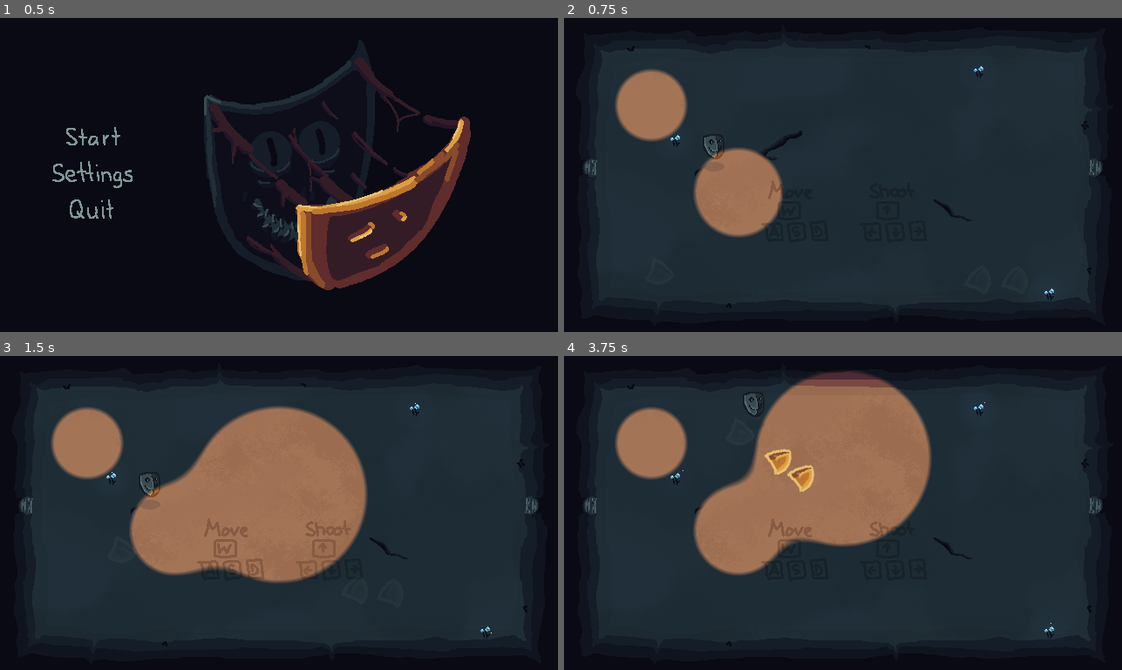
Above: before the commit, frames 1-4 (two rows, left to right).
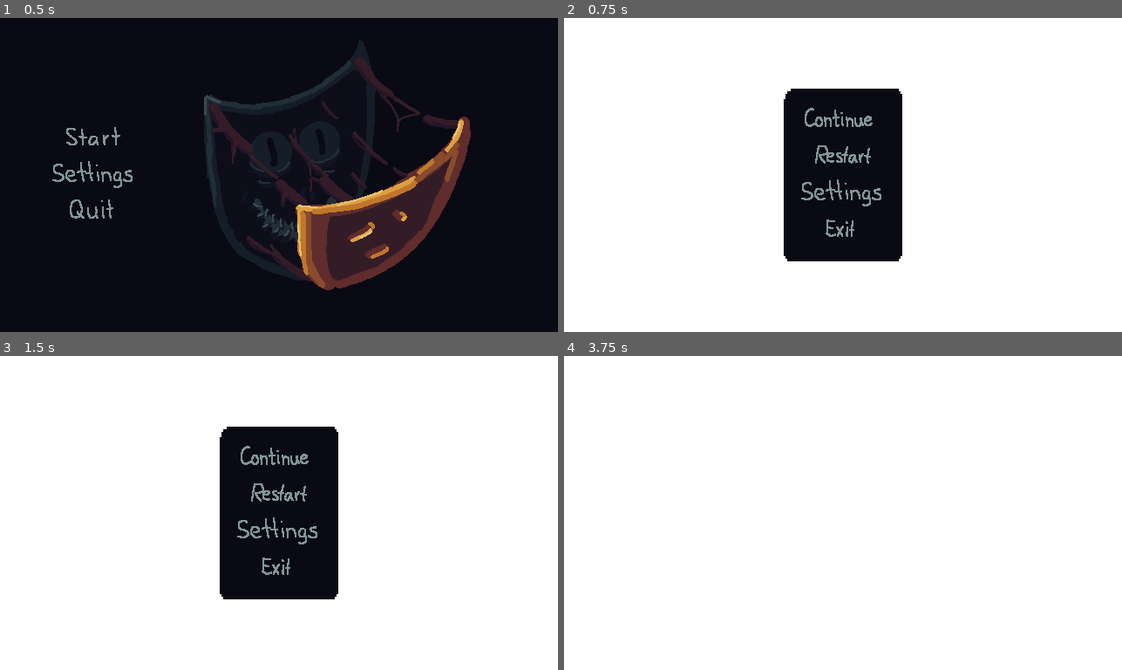
Above: after the commit, the same moments.

Repository: MarcelBlasius/Global-Game-Jam-2026
Game: Godot game, scene res://scenes/silas/main_menu.tscn
Two runs of this game, one before a commit and one after it. Both use one fixed random seed, a clock stepped at 60 frames per second and the inputs below. This scene is started directly instead of the project's main scene.
Inputs (mouse positions are in pixels of both pictures, inside the frame that each line leads up to):
- Up to frame 1 (0.5 s): no input
- Up to frame 2 (0.75 s): click (658, 137) at 0.5 s
- Up to frame 3 (1.5 s): click (279, 494) at 1.27 s
- Up to frame 4 (3.75 s): click (843, 494) at 2.02 s; click (843, 494) at 2.77 s; click (843, 456) at 3.52 s

Frame 1 is identical in both runs. In frame 2, 99% of the frame differs, in the area x 0-100%, y 0-100%; in frame 3, 100%; in frame 4, 100%.

Commit message:
add game menu to main scene

Diff:
--- a/spectra/scenes/main_scene.tscn
+++ b/spectra/scenes/main_scene.tscn
@@ -1,13 +1,13 @@
 [gd_scene format=3 uid="uid://bkn7yb5jcjed1"]
 
-[ext_resource type="Script" uid="uid://bv22wqcqebdlm" path="res://scripts/manager.gd" id="1_ti0ar"]
+[ext_resource type="Script" path="res://scripts/set_textures.gd" id="1_ti0ar"]
 [ext_resource type="Script" uid="uid://c6ao6bkdykvyk" path="res://scripts/get_world.gd" id="2_inkdm"]
 [ext_resource type="PackedScene" uid="uid://cb235eerke4w2" path="res://scenes/bela/subviews/world_a.tscn" id="3_r8c42"]
 [ext_resource type="Shader" uid="uid://d2s8gjwxai8qe" path="res://shaders/combine_textures.gdshader" id="4_oji5d"]
 [ext_resource type="PackedScene" uid="uid://bv25mwaky7njn" path="res://scenes/silas/background.tscn" id="5_nugp1"]
 [ext_resource type="PackedScene" uid="uid://cvq60bc51xilo" path="res://scenes/player.tscn" id="6_4la4h"]
 [ext_resource type="AudioStream" uid="uid://dt0jv8scmnscu" path="res://ressources/dark_theme.mp3" id="7_c16ls"]
-[ext_resource type="PackedScene" uid="uid://cq3spk0xo0so8" path="res://scenes/enemies/enemy_two_worlds.tscn" id="8_18nlu"]
+[ext_resource type="PackedScene" uid="uid://dt2713sbc5xi5" path="res://scenes/silas/game_menu.tscn" id="8_18nlu"]
 
 [sub_resource type="ViewportTexture" id="ViewportTexture_aeg00"]
 viewport_path = NodePath("Subview1")
@@ -28,7 +28,6 @@
 light_mask = 3
 visibility_layer = 3
 script = ExtResource("1_ti0ar")
-enemy_scene = ExtResource("8_18nlu")
 
 [node name="Camera2D" type="Camera2D" parent="." unique_id=941733479]
 offset = Vector2(320, 180)
@@ -84,3 +83,9 @@
 stream = ExtResource("7_c16ls")
 autoplay = true
 parameters/looping = true
+
+[node name="GameMenu" parent="." unique_id=1060992188 instance=ExtResource("8_18nlu")]
+offset_left = 320.0
+offset_top = 180.0
+offset_right = 320.0
+offset_bottom = 180.0
--- a/spectra/scenes/silas/game_menu.tscn
+++ b/spectra/scenes/silas/game_menu.tscn
@@ -2,10 +2,8 @@
 
 [ext_resource type="Script" uid="uid://dvtt64r7co8um" path="res://scripts/game_menu.gd" id="1_r3o0d"]
 [ext_resource type="Texture2D" uid="uid://cs7f0ur4vntf" path="res://ressources/atlas_textures/game_menu/button_continue.tres" id="2_11jwc"]
-[ext_resource type="PackedScene" uid="uid://cj3d4rudap4qg" path="res://scenes/main_scene.tscn" id="2_fp28n"]
 [ext_resource type="Texture2D" uid="uid://dc2w3fqkl8b6g" path="res://ressources/atlas_textures/game_menu/button_continue_hovered.tres" id="3_6i2d7"]
 [ext_resource type="PackedScene" uid="uid://c5fuyafloib7" path="res://scenes/silas/menu_button.tscn" id="3_11jwc"]
-[ext_resource type="PackedScene" uid="uid://owtaduiouwa3" path="res://scenes/silas/main_menu.tscn" id="3_p2c7i"]
 [ext_resource type="Texture2D" uid="uid://rib1srvk1kpe" path="res://ressources/atlas_textures/game_menu/button_restart.tres" id="4_snn1x"]
 [ext_resource type="Texture2D" uid="uid://nqn37qmeuvds" path="res://ressources/atlas_textures/game_menu/button_restart_hovered.tres" id="5_aigmv"]
 [ext_resource type="Texture2D" uid="uid://dxuca6bw6tatd" path="res://ressources/atlas_textures/main_menu/button_settings.tres" id="6_a64mi"]
@@ -24,8 +22,6 @@
 size_flags_horizontal = 3
 size_flags_vertical = 3
 script = ExtResource("1_r3o0d")
-scene_to_load_on_restart = ExtResource("2_fp28n")
-scene_to_load_on_exit = ExtResource("3_p2c7i")
 
 [node name="Window" type="MarginContainer" parent="." unique_id=1644581855]
 layout_mode = 1
--- a/spectra/scripts/game_menu.gd
+++ b/spectra/scripts/game_menu.gd
@@ -1,7 +1,4 @@
 extends Control
-
-@export var scene_to_load_on_restart: PackedScene
-@export var scene_to_load_on_exit: PackedScene
 
 @onready var window: MarginContainer = $Window
 
@@ -21,10 +18,10 @@
 	close()
 
 func _on_button_restart_pressed() -> void:
-	get_tree().change_scene_to_packed(scene_to_load_on_restart)
+	get_tree().change_scene_to_file("res://scenes/main_scene.tscn")
 
 func _on_button_settings_pressed() -> void:
 	pass # Replace with function body.
 
 func _on_button_exit_pressed() -> void:
-	get_tree().change_scene_to_packed(scene_to_load_on_exit)
+	get_tree().change_scene_to_file("res://scenes/silas/main_menu.tscn")
--- a/spectra/scripts/main_menu.gd
+++ b/spectra/scripts/main_menu.gd
@@ -1,14 +1,10 @@
 extends Control
 
-@export var scene_to_load: PackedScene
-
 func _on_button_start_pressed() -> void:
-	get_tree().change_scene_to_packed(scene_to_load)
-
+	get_tree().change_scene_to_file("res://scenes/main_scene.tscn")
 
 func _on_button_settings_pressed() -> void:
 	pass
 
-
 func _on_button_quit_pressed() -> void:
 	get_tree().quit()
Not shown: 1 places in spectra/scenes/silas/main_menu.tscn that only renumber resources
